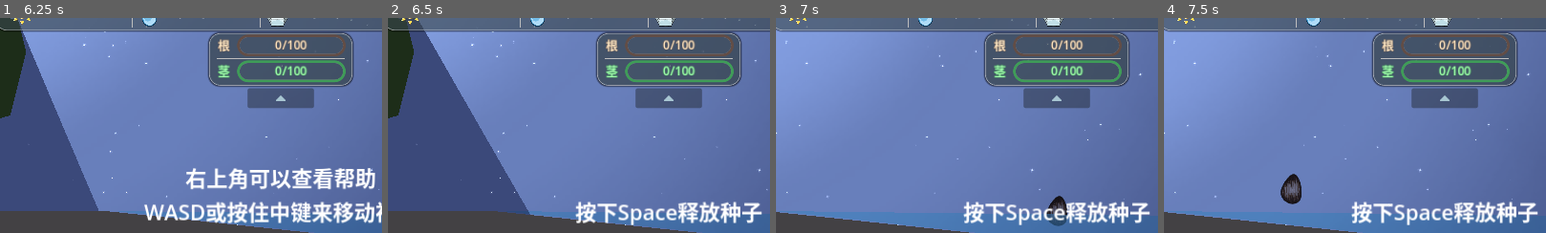
Above: before the commit, frames 1-4 (left to right).
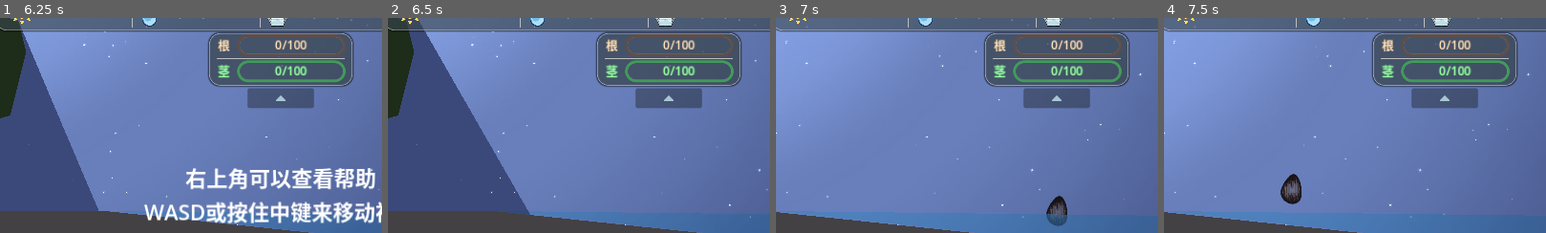
Above: after the commit, the same moments.

Repository: DeanNevan/RootsOfLife
Game: Godot game, scene res://src/main/MainMenu/MainMenu.tscn
Two runs of this game, one before a commit and one after it. Both use one fixed random seed, a clock stepped at 60 frames per second and the inputs below. The engine's default icon, where the game draws it, is replaced by a stand-in: a white triangle on a blue panel in a dark square.
Inputs (mouse positions are % of the whole screen's width and height, from its top left):
- Up to frame 1 (6.25 s): click (5, 53) at 0.52 s; click "开始" at 1.25 s; tap Enter at 2 s; drag from (50, 50) to (13, 76) at 2.02 s; drag from (50, 50) to (13, 76) at 2.77 s; click (50, 11) at 3.5 s; click "帮助" at 4.25 s; click "关闭" at 5 s; click (50, 98) at 5.75 s
- Up to frame 2 (6.5 s): no input
- Up to frame 3 (7 s): move the mouse to (50, 50) at 6.52 s; hold D (view_right) from 6.53 s (still down); tap E at 6.6 s; click (50, 50) at 6.67 s
- Up to frame 4 (7.5 s): release D (view_right) at 7.25 s; drag from (35, 50) to (20, 35) at 7.27 s
The pictures show only the part of the screen within x 13-63%, y 5-55%; the shares and areas given below are measured in that part.

Frame 1 is identical in both runs. In frame 2, 2.7% of the frame differs, in the area x 49-98%, y 85-97%; in frame 3, 2.7%; in frame 4, 2.7%.

Commit message:
修复开局tip显示

Diff:
--- a/src/main/MainGame/MainGame.gd
+++ b/src/main/MainGame/MainGame.gd
@@ -55,7 +55,6 @@
 
 	await get_tree().create_timer(5).timeout
 
-	_LabelSeed.show()
 	_LabelTip.hide()
 
 	pass # Replace with function body.
--- a/src/main/MainGame/MainGame.tscn
+++ b/src/main/MainGame/MainGame.tscn
@@ -75,62 +75,46 @@
 [node name="LayerUI" type="CanvasLayer" parent="."]
 layer = 2
 
-[node name="LabelSeed" type="Label" parent="LayerUI"]
-unique_name_in_owner = true
-visible = false
+[node name="VBoxContainer" type="VBoxContainer" parent="LayerUI"]
 anchors_preset = 8
 anchor_left = 0.5
 anchor_top = 0.5
 anchor_right = 0.5
 anchor_bottom = 0.5
-offset_left = -32.0
-offset_top = -22.5
-offset_right = 32.0
-offset_bottom = 22.5
-grow_horizontal = 2
-grow_vertical = 2
+offset_left = -20.0
+offset_top = -20.0
+offset_right = 20.0
+offset_bottom = 20.0
+grow_horizontal = 2
+grow_vertical = 2
+mouse_filter = 2
+
+[node name="LabelSeed" type="Label" parent="LayerUI/VBoxContainer"]
+unique_name_in_owner = true
+visible = false
+layout_mode = 2
 text = "按下Space释放种子"
-label_settings = SubResource("LabelSettings_tfs66")
-horizontal_alignment = 1
-vertical_alignment = 1
-
-[node name="LabelTip" type="Label" parent="LayerUI"]
-unique_name_in_owner = true
-visible = false
-anchors_preset = 8
-anchor_left = 0.5
-anchor_top = 0.5
-anchor_right = 0.5
-anchor_bottom = 0.5
-offset_left = -32.0
-offset_top = -22.5
-offset_right = 32.0
-offset_bottom = 22.5
-grow_horizontal = 2
-grow_vertical = 2
+label_settings = SubResource("LabelSettings_n5ps7")
+horizontal_alignment = 1
+vertical_alignment = 1
+
+[node name="LabelTip" type="Label" parent="LayerUI/VBoxContainer"]
+unique_name_in_owner = true
+visible = false
+layout_mode = 2
 text = "右上角可以查看帮助
 WASD或按住中键来移动视角
 滚轮缩放视角"
-label_settings = SubResource("LabelSettings_tfs66")
-horizontal_alignment = 1
-vertical_alignment = 1
-
-[node name="LabelSeedRE" type="Label" parent="LayerUI"]
-unique_name_in_owner = true
-visible = false
-anchors_preset = 8
-anchor_left = 0.5
-anchor_top = 0.5
-anchor_right = 0.5
-anchor_bottom = 0.5
-offset_left = -32.0
-offset_top = -22.5
-offset_right = 32.0
-offset_bottom = 22.5
-grow_horizontal = 2
-grow_vertical = 2
+label_settings = SubResource("LabelSettings_n5ps7")
+horizontal_alignment = 1
+vertical_alignment = 1
+
+[node name="LabelSeedRE" type="Label" parent="LayerUI/VBoxContainer"]
+unique_name_in_owner = true
+visible = false
+layout_mode = 2
 text = "按下Space回收种子，重新释放"
-label_settings = SubResource("LabelSettings_tfs66")
+label_settings = SubResource("LabelSettings_n5ps7")
 horizontal_alignment = 1
 vertical_alignment = 1
 
--- a/src/main/PlantElement/Leaf/Leaf.gd
+++ b/src/main/PlantElement/Leaf/Leaf.gd
@@ -14,6 +14,7 @@
 
 func _ready():
 	GameTime.connect("hour_passed", _on_hour_passed)
+	total_life_hour = Config.LIFE_HOUR
 
 func _on_hour_passed():
 	if !Data.is_pause_leaf_fall and status == Status.NORMAL and !is_falling:
--- a/src/main/autoload/Config.gd
+++ b/src/main/autoload/Config.gd
@@ -11,6 +11,8 @@
 @export var DIRT_XL_WATER := 1.0
 @export var WATER_WATER := 5.0
 
+@export var LIFE_HOUR := 72
+
 @export var WATER_CAPACITY := 50.0
 @export var ENERGY_CAPACITY := 100.0
 
@@ -23,7 +25,7 @@
 @export var GROWTH_POINT_ROOTS_LINE_LENGTH := 100.0
 @export var GROWTH_POINT_STEM_LINE_LENGTH := 100.0
 
-@export var NORMAL_ENERGY_COST_RATE := 0.8
+@export var NORMAL_ENERGY_COST_RATE := 0.75
 @export var PHOTOSYNTHESIS_RATE := 1.0
 
 @export var N_PHOTOSYNTHESIS_EFFECIENCY := 1.5
Not shown: 7 places in src/main/MainGame/MainGame.tscn that only renumber resources
Not shown: 3 places in src/main/PlantElement/Leaf/LeafS/LeafS.tscn that only renumber resources
